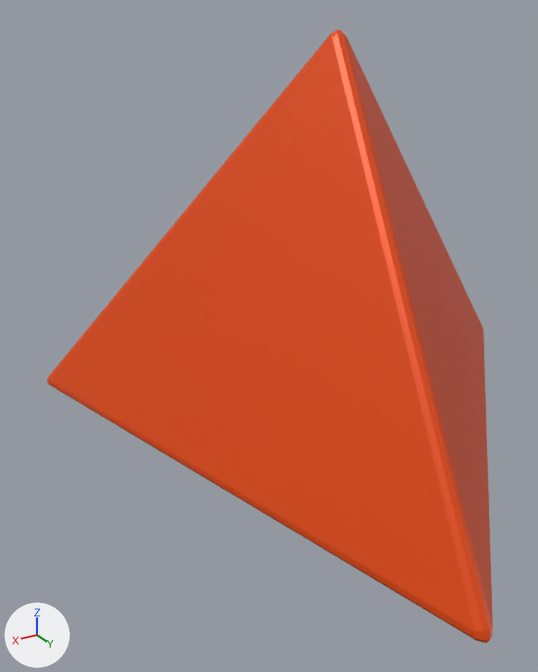
What one commit did to the glTF model public/d4.gltf.
One viewpoint serves both versions: a camera (50 mm lens) standing at (0.729, 1.011, 0.704) and looking at (0.133, 0.017, 0.207). Lighting does not change. The marker at lower left points along +X, +Y and +Z. Vertices at the same position are counted once.

Before the edit, the objects in view are built like this:
```python
me_icosphere = bpy.data.meshes.new('Icosphere')
me_icosphere.from_pydata(...)  # 48 vertices, 92 faces; spans x -0.561..0.412, y -0.414..0.561, z -0.001..0.684
me_icosphere.materials.append(mat_material_001)  # orange #e74d09
ob_icosphere = bpy.data.objects.new('Icosphere', me_icosphere)
ob_icosphere.location = (0.0, 0.0, 0.0)
```
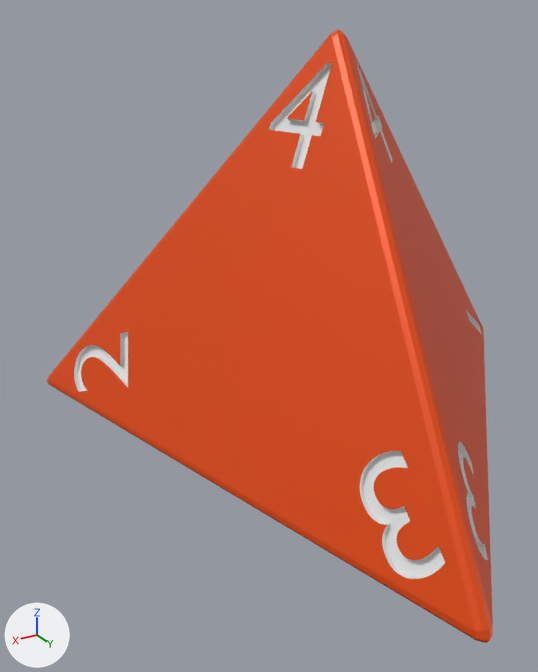
The change, as a list of edits to the scene's bpy script:
```text
Add mat_material:
    mat_material = principled_material('Material')
    mat_material.base_color = (0.8, 0.8, 0.8)  # white #e7e7e7
Change me_icosphere:
    used by ob_icosphere; location = (0.0, 0.0, 0.0)
    remove me_icosphere.from_pydata(...)  # 48 vertices, 92 faces; spans x -0.561..0.412, y -0.414..0.561, z -0.001..0.684
    add me_icosphere.from_pydata(...)  # 1583 vertices, 3162 faces; spans x -0.561..0.412, y -0.414..0.561, z -0.001..0.684
    me_icosphere part 1: 1535 vertices added at x -0.504..0.38, y -0.377..0.482, z -0.001..0.638
    add me_icosphere.materials.append(mat_material)  # white #e7e7e7
```

What differs and where, as boxes (x1, y1, x2, y2) in the pictures (538 x 672 px):
part 1 of me_icosphere, added
    after: (49, 37, 493, 631)
